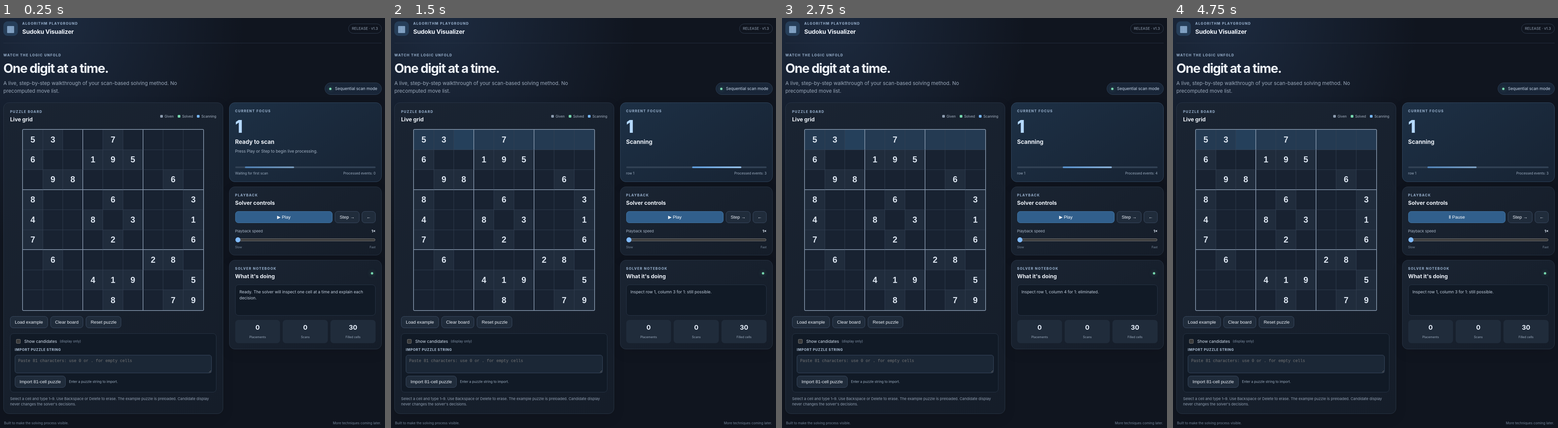
Above: before the commit, frames 1-4 (left to right).
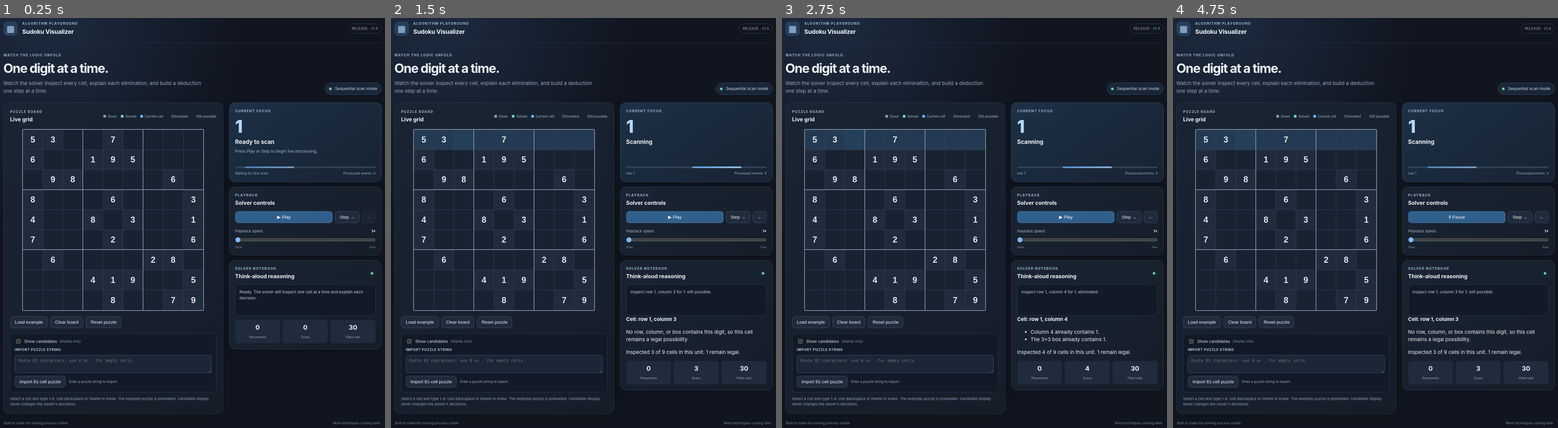
Above: after the commit, the same moments.

Repository: emac75camera/Sudoku-Visualizer
Game: browser game, page index.html
The game is run twice, just before and just after one commit, with the same random seed, the same clock (stepped at 60 frames per second) and the same inputs.
Inputs:
- Up to frame 1 (0.25 s): no input
- Up to frame 2 (1.5 s): click "▶ Play" at 0.27 s; hold Right from 1.03 s (still down); tap Space at 1.1 s
- Up to frame 3 (2.75 s): release Right at 1.53 s; hold Left 1.58-2.15 s; tap Space at 1.6, 2.1, 2.6 s; hold Right from 2.2 s (still down)
- Up to frame 4 (4.75 s): release Right at 2.87 s; hold Left 2.92-3.35 s; tap Space every 0.5 s from 3.1 to 4.6 s; click "▶ Play" at 3.27 s; hold Right 3.4-3.9 s; hold Left 3.95-4.52 s; hold Right from 4.57 s (still down)

The runs differ from the first frame. In frame 1, 0.5% of the frame differs, in the area x 0-99%, y 1-64%; in frame 2, 3.0%, in the area x 0-100%, y 1-91%; in frame 3, 2.9%; in frame 4, 3.0%.
Error before the commit: TypeError: Cannot set properties of null (setting 'innerHTML')

Commit message:
Add reasoning mode interface

Diff:
--- a/index.html
+++ b/index.html
@@ -12,14 +12,14 @@
     <header class="topbar">
       <div class="brand-mark" aria-hidden="true">▦</div>
       <div><p class="eyebrow">ALGORITHM PLAYGROUND</p><h1>Sudoku Visualizer</h1></div>
-      <span class="version">RELEASE · v1.3</span>
+      <span class="version">RELEASE · v1.4</span>
     </header>
 
     <section class="intro">
       <div>
         <p class="eyebrow">WATCH THE LOGIC UNFOLD</p>
         <h2>One digit at a time.</h2>
-        <p class="subhead">A live, step-by-step walkthrough of your scan-based solving method. No precomputed move list.</p>
+        <p class="subhead">Watch the solver inspect every cell, explain each elimination, and build a deduction one step at a time.</p>
       </div>
       <div class="mode-pill"><span class="pulse"></span> Sequential scan mode</div>
     </section>
@@ -28,7 +28,7 @@
       <div class="board-panel panel">
         <div class="panel-heading">
           <div><p class="eyebrow">PUZZLE BOARD</p><h3>Live grid</h3></div>
-          <div class="board-legend"><span><i class="legend-g …(66 unchanged characters)… span><span><i class="legend-focus"></i> Scanning</span></div>
+          <div class="board-legend"><span><i class="legend-g …(66 unchanged characters)… span><span><i class="legend-focus"></i> Current cell</span><span><i class="legend-eliminated"></i> Eliminated</span><span><i class="legend-possible"></i> Still possible</span></div>
         </div>
         <div id="board" class="sudoku-board" role="grid" aria-label="Sudoku puzzle"></div>
         <div class="board-actions">
@@ -68,8 +68,8 @@
         </section>
 
         <section class="panel reasoning-panel">
-          <div class="panel-heading compact"><div><p class="eyebrow">SOLVER NOTEBOOK</p><h3>What it's doing</h3></div><span class="live-dot"></span></div>
-          <div id="reasoning" class="reasoning" aria-live="polite">Each scan is calculated when you advance. No future steps are precomputed.</div>
+          <div class="panel-heading compact"><div><p class="eyebrow">SOLVER NOTEBOOK</p><h3>Think-aloud reasoning</h3></div><span class="live-dot"></span></div>
+          <div id="reasoning" class="reasoning" aria-live="polite">Each cell is checked against its row, column, and 3×3 box. No future checks are precomputed.</div><div id="reasoningDetails" class="reasoning-details"></div>
           <div class="stats-grid">
             <div><strong id="placements">0</strong><span>Placements</span></div>
             <div><strong id="scans">0</strong><span>Scans</span></div>
